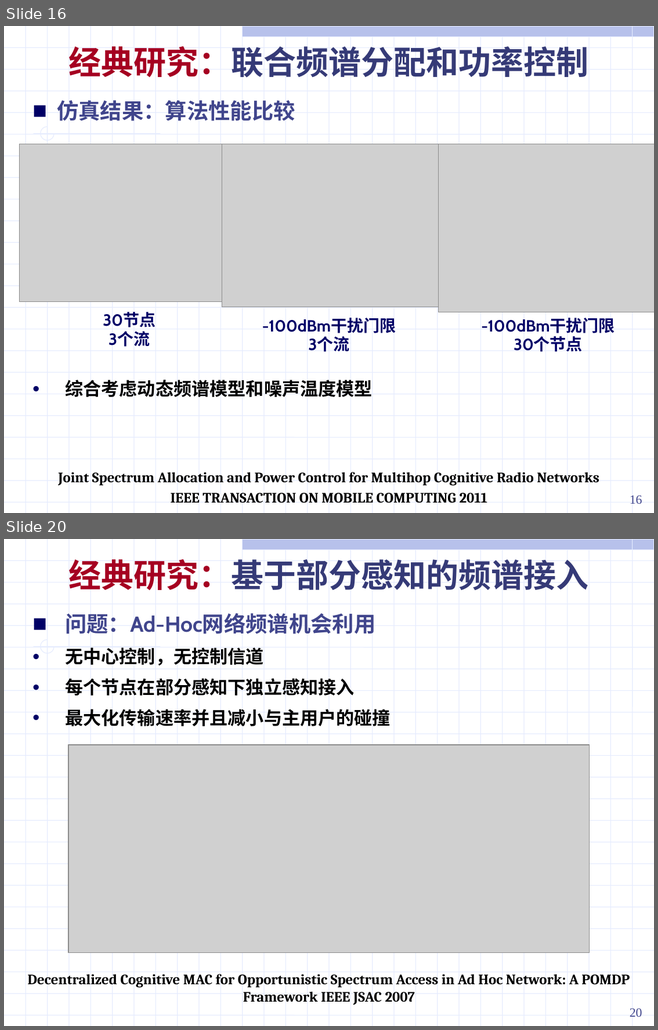
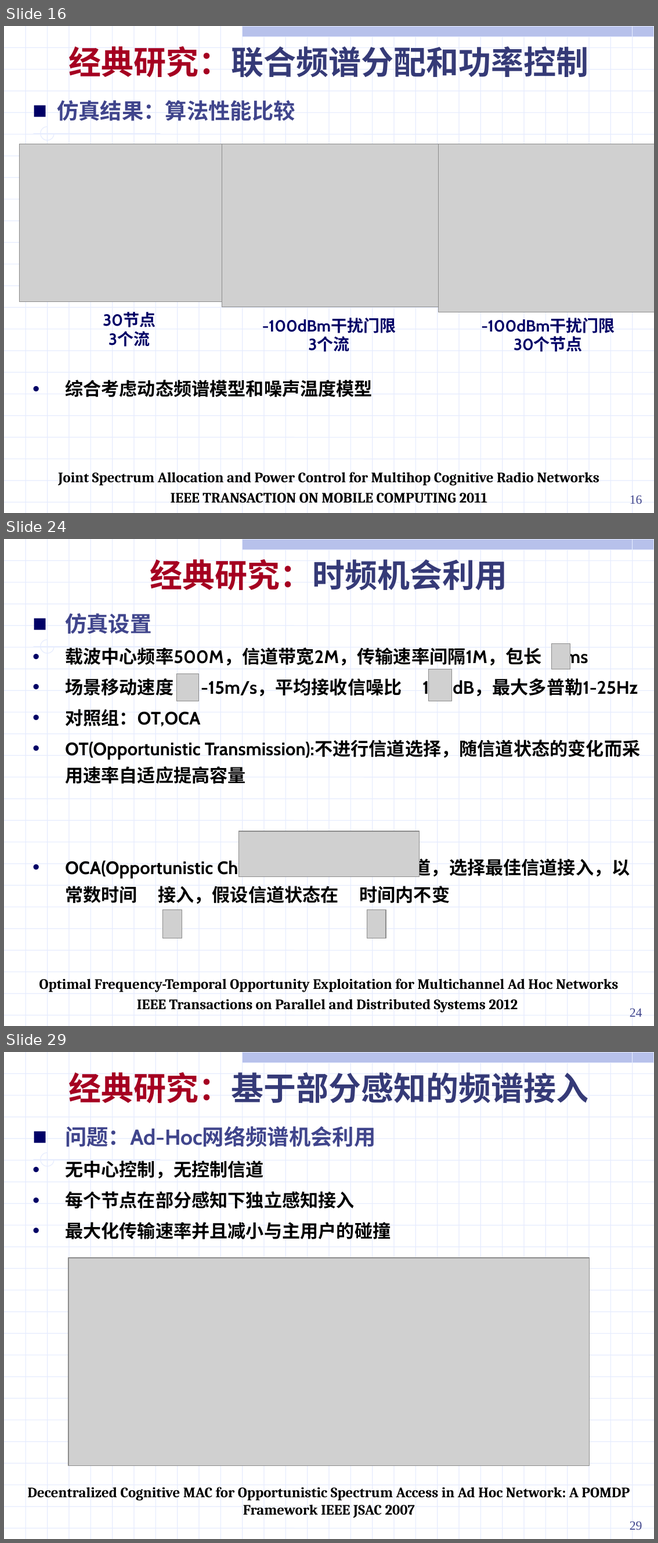
Before and after one commit to ssheroes/hello-world, a slide deck: 战术网频谱共享调研 (2).pptx. Shown one above the other, each under a label of ours: slides 16 and 20 before the commit, slides 16, 24 and 29 after it; the slides between them are not shown. The pictures are 658x1030 and 658x1543 pixels, drawn with LibreOffice and Linux fonts; fonts in the diff are those of the drawing; grey boxes stand for pictures. Boxes give left, top, right and bottom in pixels: in the first picture for what was removed or moved away, otherwise in the second. Text is boxed around its words. In the diff, an @@ line names an element or a change of style, - is before the commit and + after.

```diff
--- a/战术网频谱共享调研 (2).pptx
+++ b/战术网频谱共享调研 (2).pptx
@@ slide 24 added at bbox=[4, 539, 654, 1026], background #FFFFFF; not listed: 56 template elements that a slide beside it also shows @@
@@ text added at bbox=[150, 559, 507, 590], 36 pt, text #353A77, bold @@
+经典研究：时频机会利用
@@ text added at bbox=[65, 613, 640, 904], 20 pt, text #000000, bold @@
+■ 仿真设置
+• 载波中心频率500M，信道带宽2M，传输速率间隔1M，包长 1ms
+• 场景移动速度 1-15m/s，平均接收信噪比 1-15dB，最大多普勒1-25Hz
+• 对照组：OT,OCA
+• OT(Opportunistic Transmission):不进行信道选择，随信道状态的变化而采用速率自适应提高容量
+• OCA(Opportunistic Channel)：序列性探测信道，选择最佳信道接入，以常数时间 接入，假设信道状态在 时间内不变
@@ picture added at bbox=[551, 643, 570, 669] @@
@@ picture added at bbox=[177, 674, 199, 701] @@
@@ picture added at bbox=[428, 669, 452, 701] @@
@@ picture added at bbox=[238, 831, 419, 877] @@
@@ picture added at bbox=[162, 910, 181, 939] @@
@@ picture added at bbox=[366, 910, 385, 939] @@
@@ text added at bbox=[39, 979, 618, 1012], 16 pt, text #000000, bold @@
+Optimal Frequency-Temporal Opportunity Exploitation for Multichannel Ad Hoc Networks
+IEEE Transactions on Parallel and Distributed Systems 2012
@@ page number added at bbox=[629, 1008, 642, 1017], 14 pt, text #40458C @@
+24
@@ what was slide 20 is now slide 29 @@
@@ page number at bbox=[629, 1521, 642, 1530]: text changed @@
-20
+29
```
Also in this commit, not shown: 9 slides changed, 9 other slides added.
